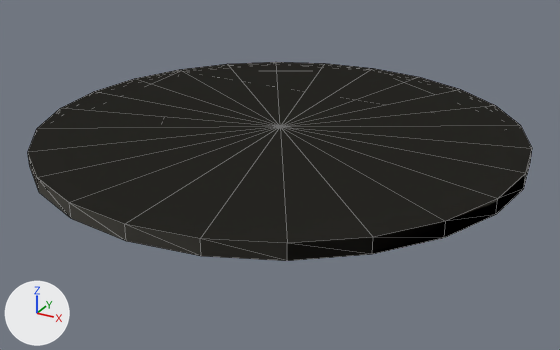
The glTF model game/models/hero/rb_-2054_3275.glb: old version first, new version second.
One viewpoint serves both versions: a camera (50 mm lens) standing at (28.4, -51.7, 22.3) and looking at (0.5, -1.0, -3.0). Lighting does not change. The marker at lower left points along +X, +Y and +Z. The picture after the commit comes second. Mesh edges are drawn as thin lines. Objects named as collision shapes, trigger or cutter boxes, shadow casters or lower levels of detail are left out. Where no turn or scale is listed for an object, it has been applied to the vertices. Vertices at exactly the same position are counted once.

Before the edit, the objects in view are built like this:
```python
me_rb__2054_3275_lod0 = bpy.data.meshes.new('rb_-2054_3275_lod0')
me_rb__2054_3275_lod0.from_pydata(...)  # 79 vertices, 101 faces; spans x -19.5..19.5, y -19.5..19.5, z -0.6..0.6
# faces by material slot: [6, 1, 72, 22]
me_rb__2054_3275_lod0.materials.append(mat_wall)  # white #e8e2d4
me_rb__2054_3275_lod0.materials.append(mat_roof)  # light grey #cfcac0
me_rb__2054_3275_lod0.materials.append(mat_curb)  # light grey #d9d4c7
me_rb__2054_3275_lod0.materials.append(mat_grass)  # green #5f8f3a
ob_rb__2054_3275_lod0 = bpy.data.objects.new('rb_-2054_3275_lod0', me_rb__2054_3275_lod0)
ob_rb__2054_3275_lod0.location = (0.0, 0.0, 0.17)
```
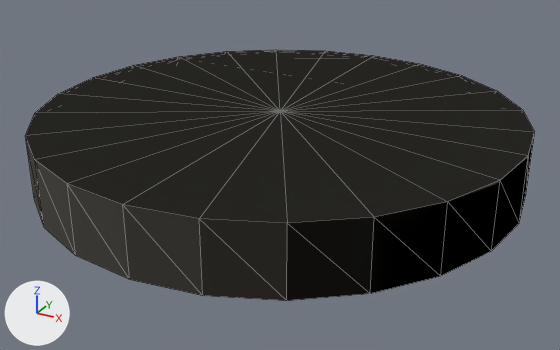
Location of each change, [x1, y1, x2, y2] in pixels of the pictures (560 x 350 px):
'rb_-2054_3275_lod0', reshaped, moved (26% taller)
    before: [28, 62, 532, 261]
    after: [25, 50, 535, 301]

The change in detail:
me_rb__2054_3275_lod0 is used by ob_rb__2054_3275_lod0; location (0.0, 0.0, 0.17).
me_rb__2054_3275_lod0 had 79 vertices, 101 faces and spanned x -19.5..19.5, y -19.5..19.5, z -0.6..0.6.
me_rb__2054_3275_lod0 now has 79 vertices, 101 faces and spans x -19.5..19.5, y -19.5..19.5, z -2.6..2.6.
me_rb__2054_3275_lod0 part 1: the loose piece of 49 vertices spanning x -19.5..19.5, y -19.5..19.5, z -0.6..0.6 is scaled about its middle by (1, 1, 4.51).
Other edits to the shape of me_rb__2054_3275_lod0 do not show in these pictures.
Object 'rb_-2054_3275_lod0' (ob_rb__2054_3275_lod0) moves from (0.0, 0.0, 0.17) to (0.0, 0.0, -0.53).
